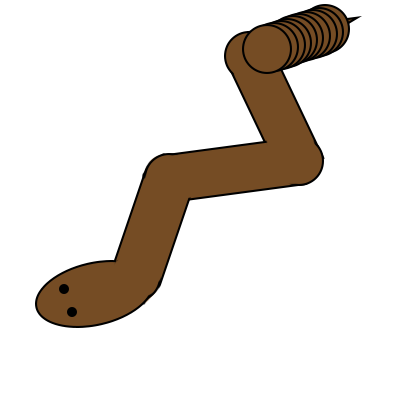
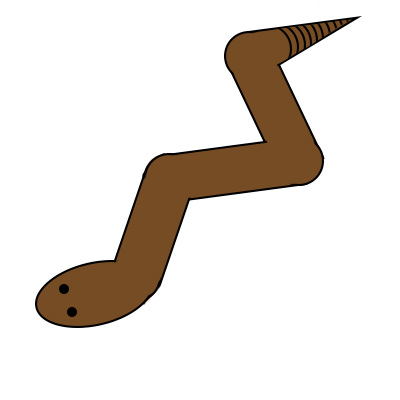
Two versions of the same layered image (400 × 400). Layer-by-layer changes:
added group "rattle" (1st of 2, in "dev" › "head" › "skin") with 1 layers in group "skin" over [249, 4, 349, 67]
added layer "Ellipse 1 copy 9" (1st of 2, in "dev" › "head" › "skin" › "rattle") in group "rattle" over [249, 4, 349, 67]
"Ellipse 1 copy 9" (2nd of 2, in "original" › "skin" › "rattle"): opacity 100% → 37%, moved it into group "rattle" over [242, 24, 292, 74]
"Ellipse 1 copy 8": opacity 100% → 37%, moved it into group "rattle" over [249, 22, 299, 72]
"Ellipse 1 copy 7": opacity 100% → 37%, moved it into group "rattle" over [256, 20, 306, 70]
"Ellipse 1 copy 6": opacity 100% → 37%, moved it into group "rattle" over [262, 18, 312, 68]
"Ellipse 1 copy 5": opacity 100% → 37%, moved it into group "rattle" over [268, 15, 318, 65]
"Ellipse 1 copy 4": opacity 100% → 37%, moved it into group "rattle" over [274, 13, 324, 63]
"Ellipse 1 copy 3": opacity 100% → 37%, moved it into group "rattle" over [281, 11, 331, 61]
"Ellipse 1 copy 2": opacity 100% → 37%, moved it into group "rattle" over [288, 9, 338, 59]
"Ellipse 1 copy": opacity 100% → 37%, moved it into group "rattle" over [294, 7, 344, 57]
"Ellipse 1": opacity 100% → 37%, moved it into group "rattle" over [300, 4, 350, 54]
